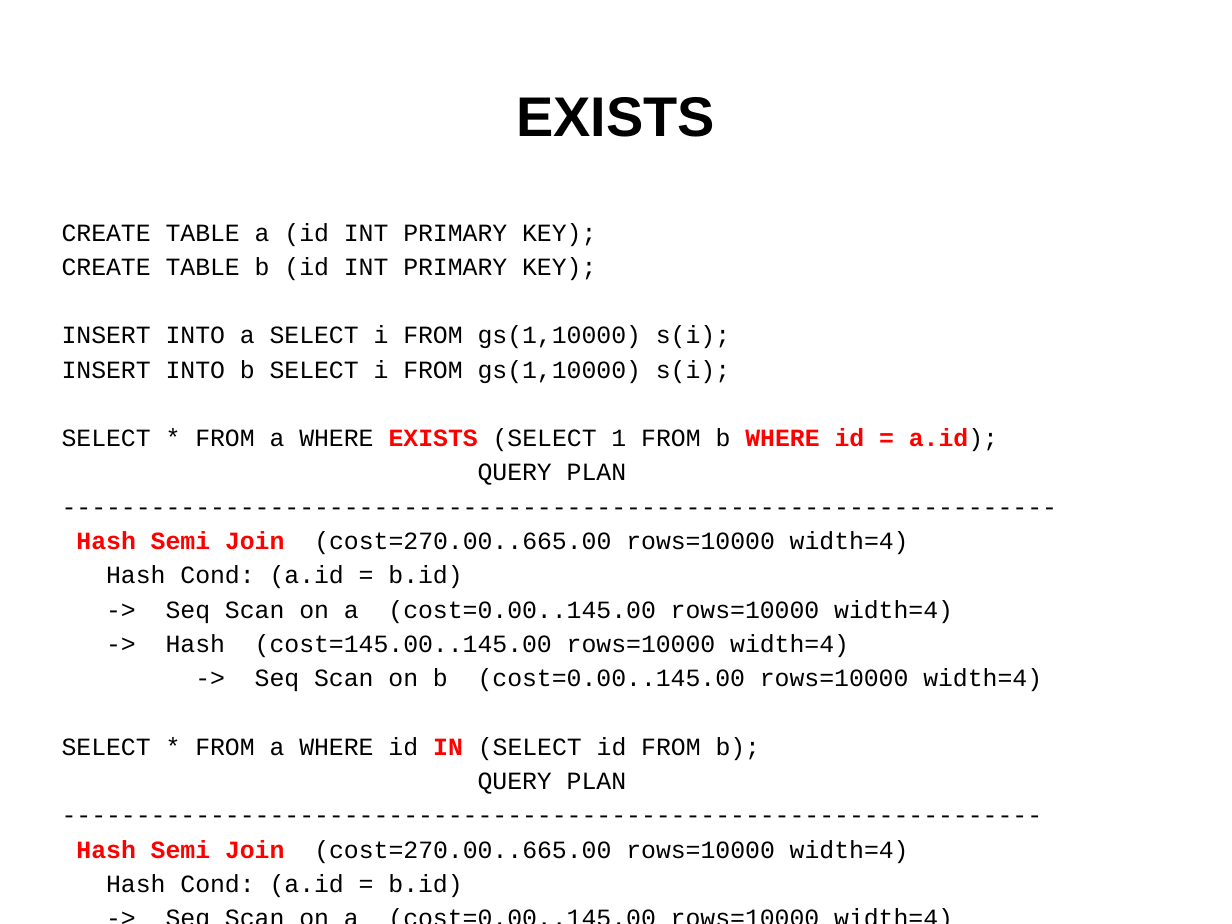
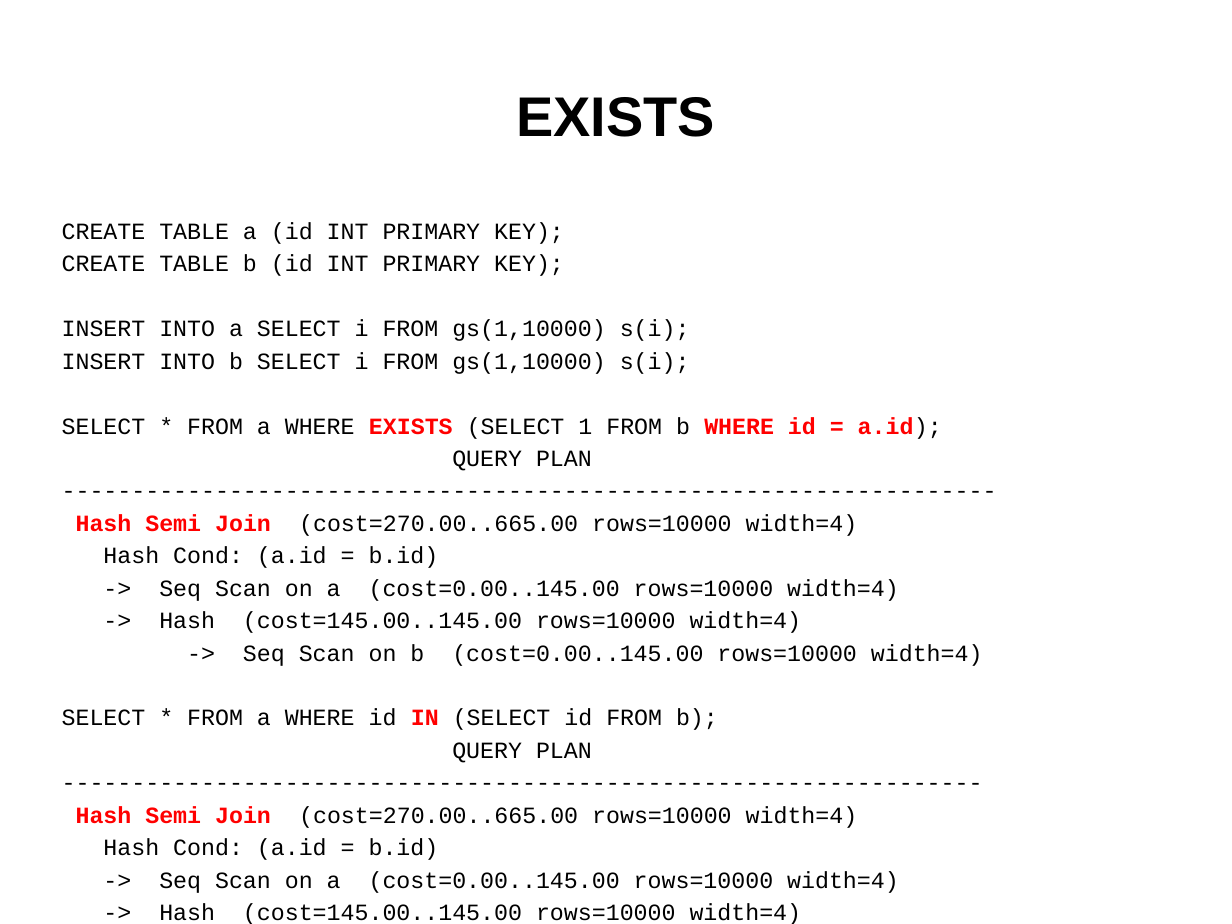
Before and after one commit to tvondra/explain_training, a slide deck: slide 77 of explain-training.odp (slide 75 before the commit). Drawn at 1232x924 pixels with LibreOffice and Linux fonts; fonts in the diff are those of the drawing. Boxes give left, top, right and bottom in pixels: in the first picture for what was removed or moved away, otherwise in the second. Text is boxed around its words. In the diff, an @@ line names an element or a change of style, - is before the commit and + after.

```diff
--- a/explain-training.odp
+++ b/explain-training.odp
@@ text "CREATE TABLE a (id INT ..." at (62,222,983,924): size 16 to 15 pt @@
```
Also in this commit, not shown: 8 other slides changed, 3 slides added, 3 other files.
